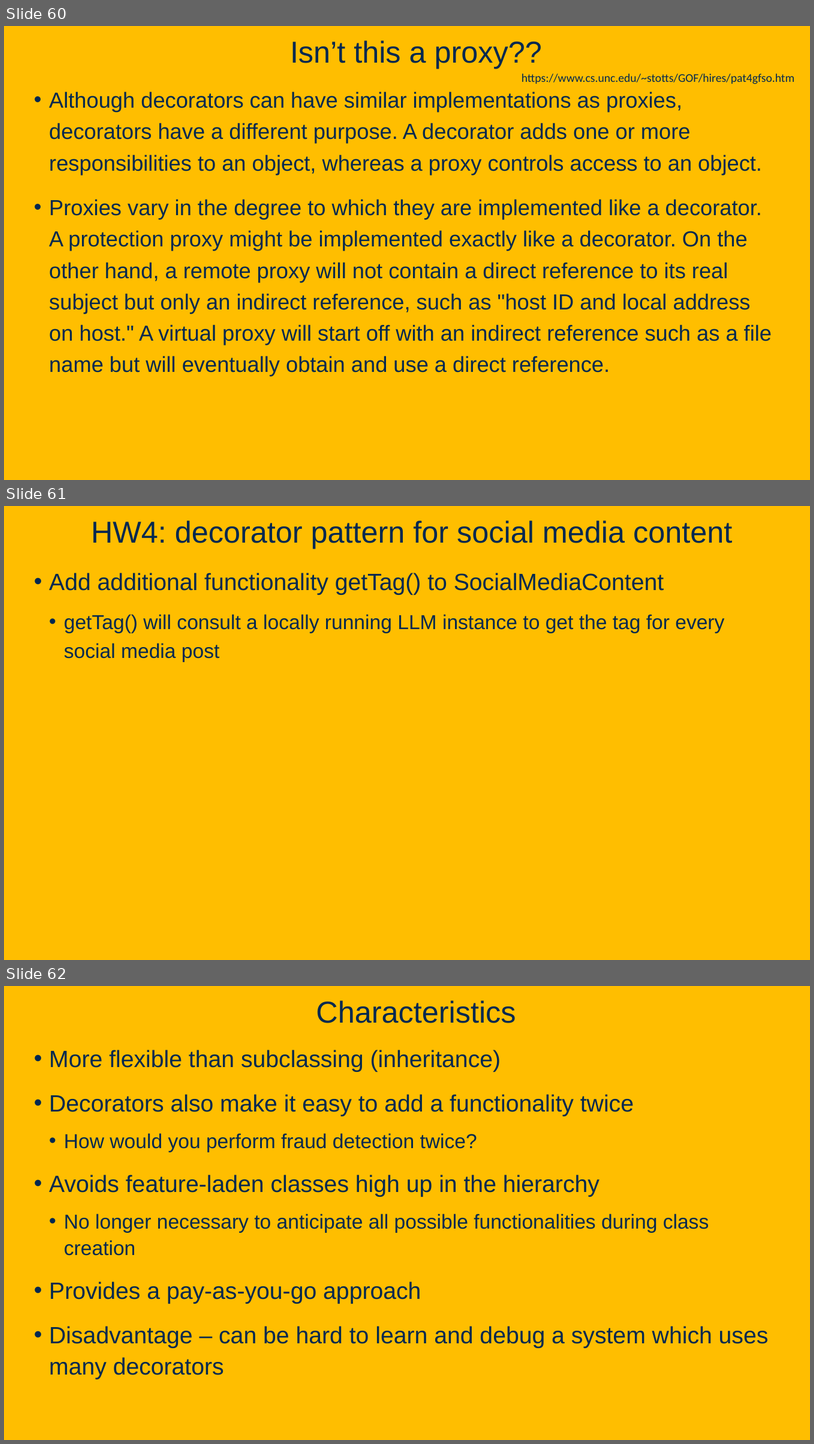
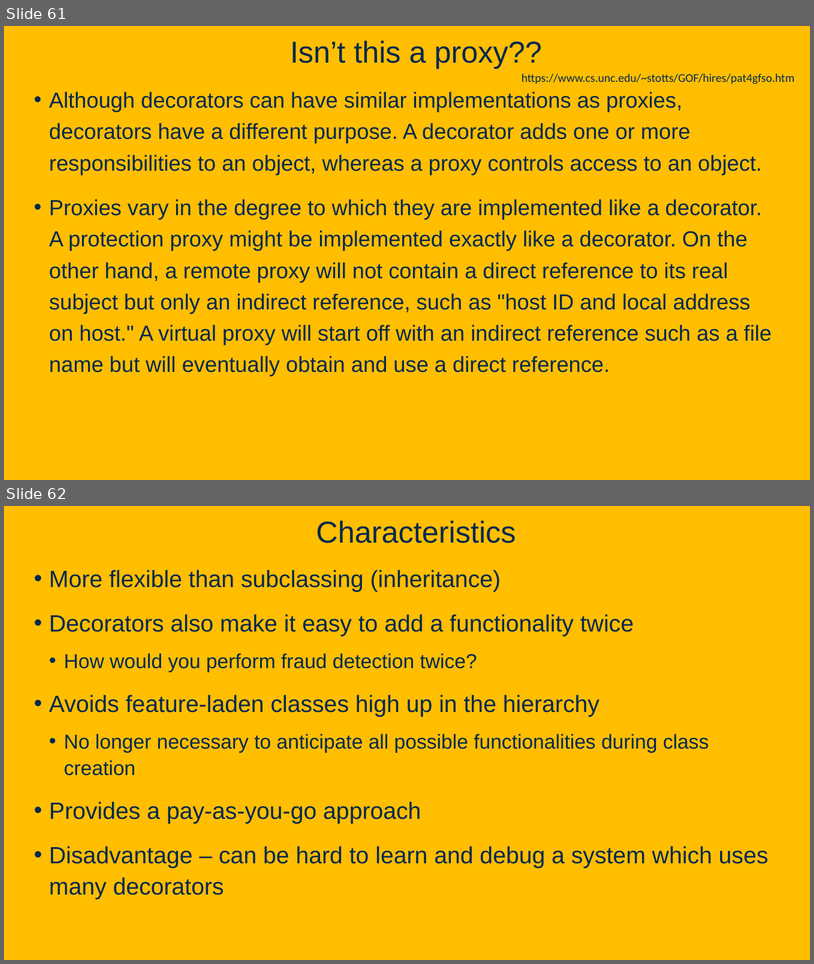
Before and after one commit to davsec-teaching/ecs160-f25, a slide deck: slides/8_design_patterns.pptx. Shown one above the other, each under a label of ours: slides 60, 61 and 62 before the commit, slides 61 and 62 after it. The pictures are 814x1444 and 814x964 pixels, drawn with LibreOffice and Linux fonts; fonts in the diff are those of the drawing; background and template pictures are left out. Boxes give left, top, right and bottom in pixels: in the first picture for what was removed or moved away, otherwise in the second. Text is boxed around its words. In the diff, an @@ line names an element or a change of style, - is before the commit and + after.

Commit message:
update announcments in design patterns slide

```diff
--- a/slides/8_design_patterns.pptx
+++ b/slides/8_design_patterns.pptx
@@ slide 61 removed at (4, 506, 810, 960), background picture (left out) @@
@@ title removed at (91, 520, 732, 549) @@
-HW4: decorator pattern for social media content
@@ text removed at (49, 573, 725, 662) @@
-• Add additional functionality getTag() to SocialMediaContent
-  • getTag() will consult a locally running LLM instance to get the tag for every social media post
@@ what was slide 60 is now slide 61 @@
```
Also in this commit, not shown: 2 slides changed, 1 slide added.
